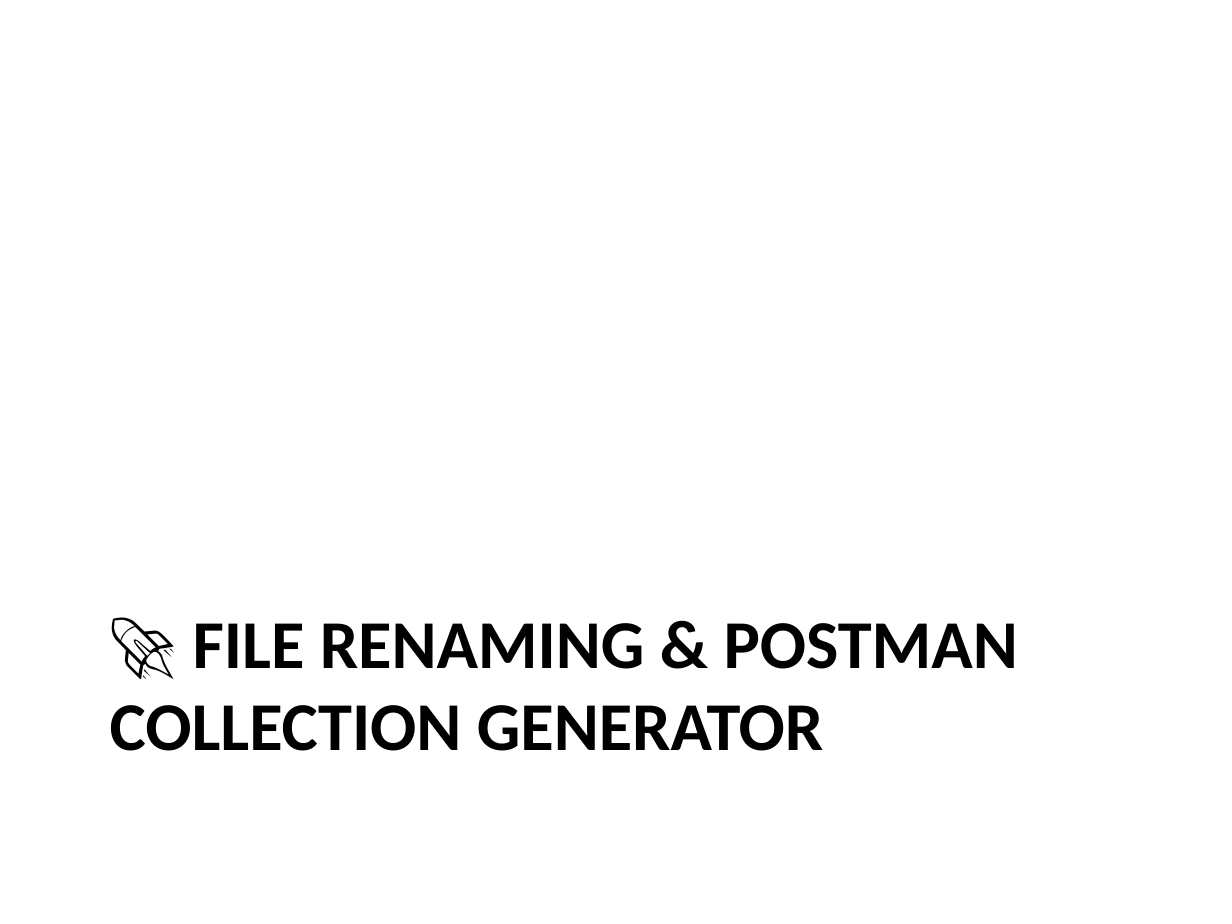
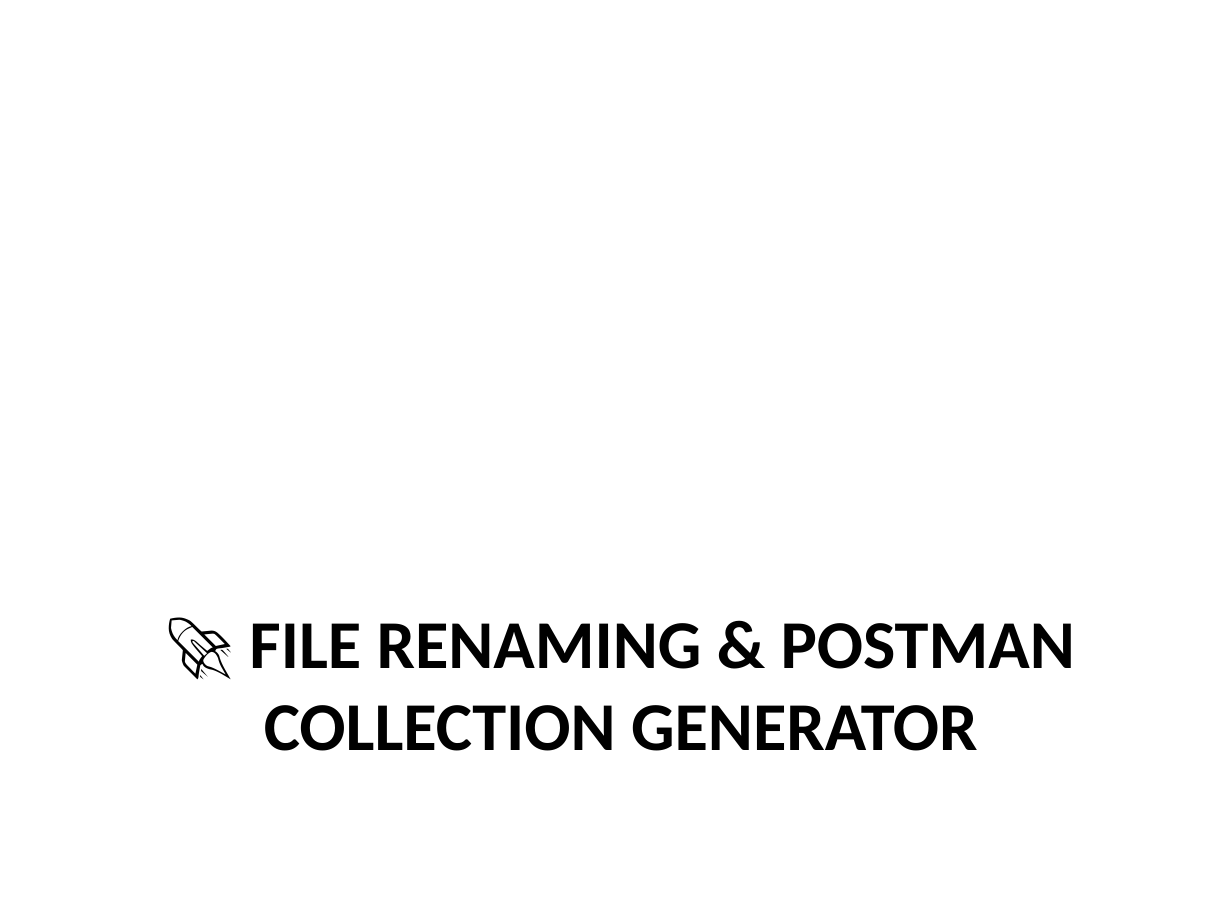
Before and after one commit to vishnupriyancode/renaming_files, a slide deck: slide 1 of PPT/team_presentation.pptx. Drawn at 1232x924 pixels with LibreOffice and Linux fonts; fonts in the diff are those of the drawing. Boxes give left, top, right and bottom in pixels: in the first picture for what was removed or moved away, otherwise in the second. Text is boxed around its words. In the diff, an @@ line names an element or a change of style, - is before the commit and + after.

```diff
--- a/PPT/team_presentation.pptx
+++ b/PPT/team_presentation.pptx
@@ title "🚀 FILE RENAMING & POSTMAN ..." at box(249, 623, 1075, 751): alignment left to centre @@
```
Also in this commit, not shown: 8 other files.
